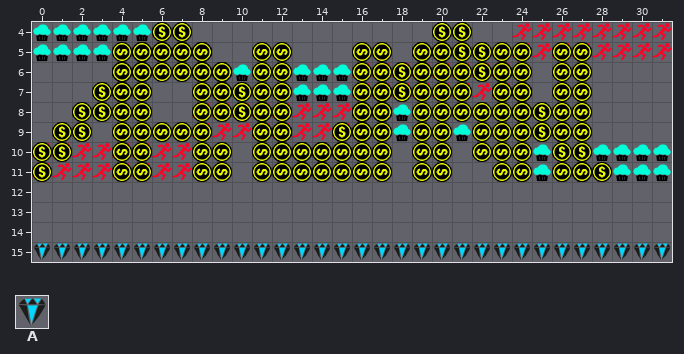
Tiled map, stored at Resources/maps/SpawnManagerMap.tmx. The picture above was drawn from the file before the commit.
Cells are 32x32 px. Shown: x 0..31, y 4..15.
Key: from "tileset": A 1.
_ is an empty cell.
Layers that did not change in this view are not listed.
Layer "items" before, first column x 0:
 4 ________________________________
 5 ________________________________
 6 ________________________________
 7 ________________________________
 8 ________________________________
 9 ________________________________
10 ________________________________
11 ________________________________
12 ________________________________
13 ________________________________
14 ________________________________
15 AAAAAAAAAAAAAAAAAAAAAAAAAAAAAAAA
The same view after the edit:
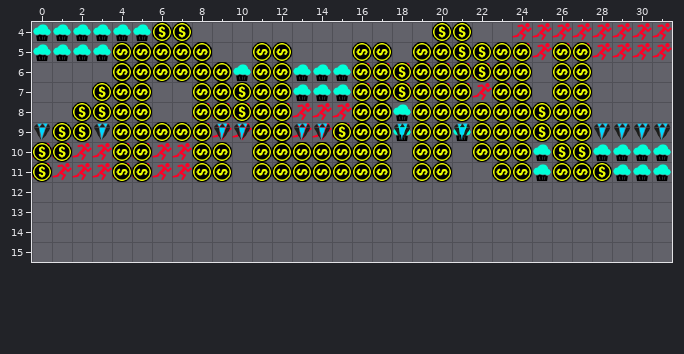
The exact change:
Layer "items":
y 9: x 0 _ -> A; x 3 _ -> A; x 9..10 __ -> AA; x 13..14 __ -> AA; x 18 _ -> A; x 21 _ -> A; x 28..31 ____ -> AAAA
y 15: x 0..31 AAAAAAAAAAAAAAAAAAAAAAAAAAAAAAAA -> ________________________________
Where, in picture pixels (left, top, right, bottom), the same in both pictures:
added: (34, 123, 51, 140)
added: (94, 123, 111, 140)
added: (214, 123, 251, 140)
added: (294, 123, 331, 140)
added: (394, 123, 411, 140)
added: (454, 123, 471, 140)
added: (594, 123, 671, 140)
removed: (34, 243, 671, 260)
